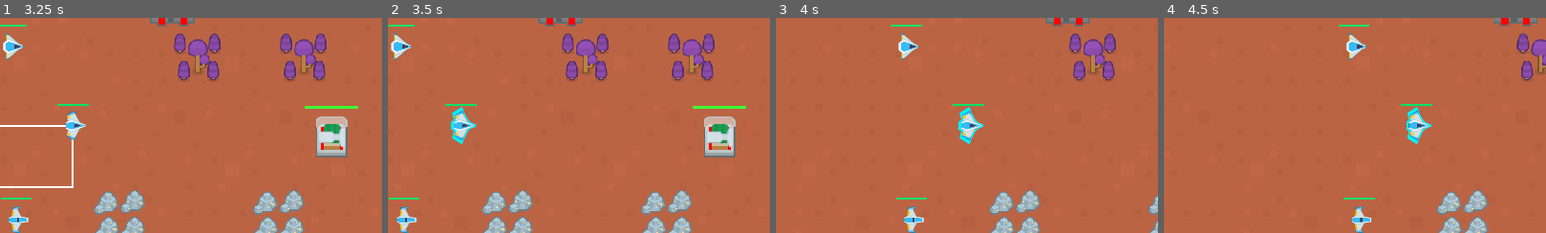
Above: before the commit, frames 1-4 (left to right).
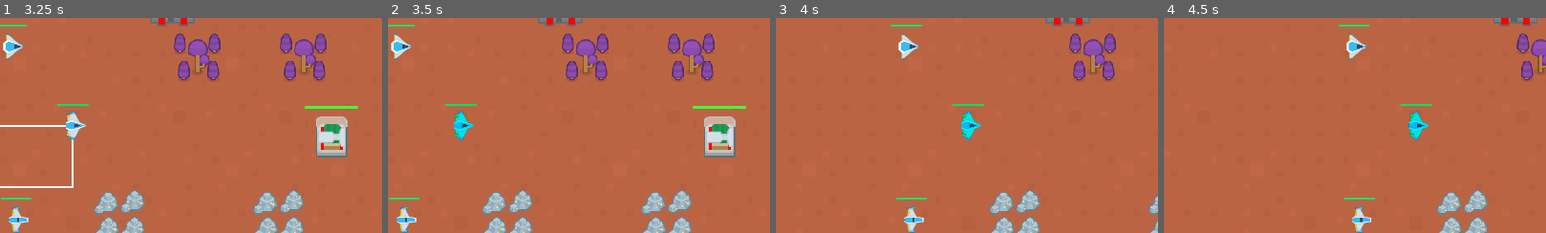
Above: after the commit, the same moments.

Repository: mchiang87/rts
Game: Godot game, scene res://main.tscn
Two runs of this game, one before a commit and one after it. Both use one fixed random seed, a clock stepped at 60 frames per second and the inputs below.
Inputs (mouse positions are % of the whole screen's width and height, from its top left):
- Up to frame 1 (3.25 s): click (14, 37) at 0.5 s; click (3, 81) at 1.25 s; move the mouse to (72, 45) at 2.02 s; click (72, 45) at 2.17 s; tap Enter at 2.75 s; drag from (30, 55) to (60, 41) at 2.77 s
- Up to frame 2 (3.5 s): no input
- Up to frame 3 (4 s): click (3, 81) at 3.5 s
- Up to frame 4 (4.5 s): click (10, 81) at 4.25 s
The pictures show only the part of the screen within x 50-100%, y 16-66%; the shares and areas given below are measured in that part.

Frame 1 is identical in both runs. In frame 2, 0.6% of the frame differs, in the area x 16-23%, y 41-59%; in frame 3, 0.6%; in frame 4, 0.6%.

Commit message:
temp fix to backsprite left click select issue

Diff:
--- a/game_objects.gd
+++ b/game_objects.gd
@@ -4,6 +4,13 @@
 var drag_start = Vector2.ZERO
 var select_rect = RectangleShape2D.new()
 var selected = []
+
+#func _ready() -> void:
+	#worker.input_pickable = true
+	#worker.input_event.connect(_on_worker_input_event)
+#
+#func _on_worker_input_event(viewport: Node, event: InputEvent, shape_idx: int) -> void:
+	#print(event)
 
 func _unhandled_input(event):
 	if event is InputEventMouseButton:
@@ -15,7 +22,7 @@
 					if str(item.collider) != "<Freed Object>":
 						#item.collider.turn_off_all_jobs()
 						item.collider.selected = false
-				selected = []
+				#selected = []
 			elif event.button_index == MOUSE_BUTTON_RIGHT:
 				for item in selected:
 					if str(item.collider) != "<Freed Object>":
@@ -35,6 +42,7 @@
 			q.transform = Transform2D(0, (drag_end + drag_start) / 2)
 			selected = space.intersect_shape(q)
 			for item in selected:
+				print(item)
 				item.collider.selected = true
 
 	if event is InputEventMouseMotion and dragging:
--- a/global.gd
+++ b/global.gd
@@ -47,7 +47,7 @@
 	add_nav_spot = PackedVector2Array()
 	add_to_no_nav_spot = PackedVector2Array()
 	units_selected = false
-	units_selected = false
+	workers_selected = false
 	building_selected = false
 	food_count = 1200
 	gold_count = 1200
--- a/main.tscn
+++ b/main.tscn
@@ -3201,9 +3201,11 @@
 
 [node name="unitTypeOne" parent="GameObjects" instance=ExtResource("26_yeo8j")]
 position = Vector2(320, 144)
+input_pickable = false
 
 [node name="unitTypeTwo" parent="GameObjects" instance=ExtResource("27_4gkr8")]
 position = Vector2(328, 405)
+input_pickable = false
 
 [node name="enemyHouse" parent="GameObjects" instance=ExtResource("28_kndia")]
 position = Vector2(560, 80)
--- a/unit_type.gd
+++ b/unit_type.gd
@@ -1,4 +1,7 @@
 extends CharacterBody2D
+
+
+@onready var sprite_2d = $Body/Sprite2D
 
 @onready var nav_agent := $NavigationAgent2D as NavigationAgent2D
 @export var speed = 150
@@ -29,10 +32,12 @@
 func set_selected(value):
 	selected = value
 	if selected == true:
-		$Body/backSprite.visible = true
+		#$Body/backSprite.visible = true
+		sprite_2d.self_modulate = Color.AQUA
 		Global.units_selected = true
 	else:
-		$Body/backSprite.visible = false
+		#$Body/backSprite.visible = false
+		sprite_2d.self_modulate = Color.WHITE
 		Global.units_selected = false
 
 func set_target(value):
--- a/unit_type_two.tscn
+++ b/unit_type_two.tscn
@@ -4,6 +4,7 @@
 [ext_resource type="Texture2D" uid="uid://bgcb7qr4b75gw" path="res://art/spaceshooter/PNG/playerShip1_blue.png" id="2_8r1ky"]
 
 [node name="unitTypeTwo" instance=ExtResource("1_kiv3e")]
+input_pickable = false
 speed = 75
 ranged_unit = true
 
--- a/worker.gd
+++ b/worker.gd
@@ -9,6 +9,7 @@
 @onready var timerAttack = $TimerAttack
 @onready var nav_agent := $NavigationAgent2D as NavigationAgent2D
 @onready var progressBar = $ProgressBar
+@onready var sprite_2d = $Body/Sprite2D
 
 @export var speed = 150
 @export var laser: PackedScene
@@ -44,11 +45,13 @@
 func set_selected(value):
 	selected = value
 	if selected == true:
-		backSprite.visible = true
+		#backSprite.visible = true
+		sprite_2d.self_modulate = Color.AQUA
 		Global.units_selected = true
 		Global.workers_selected = true
 	else:
-		backSprite.visible = false
+		#backSprite.visible = false
+		sprite_2d.self_modulate = Color.WHITE
 		Global.units_selected = false
 		Global.workers_selected = false
 
--- a/worker.tscn
+++ b/worker.tscn
@@ -131,6 +131,7 @@
 z_index = 30
 collision_layer = 3
 collision_mask = 3
+input_pickable = true
 motion_mode = 1
 safe_margin = 5.0
 script = ExtResource("1_67oai")
